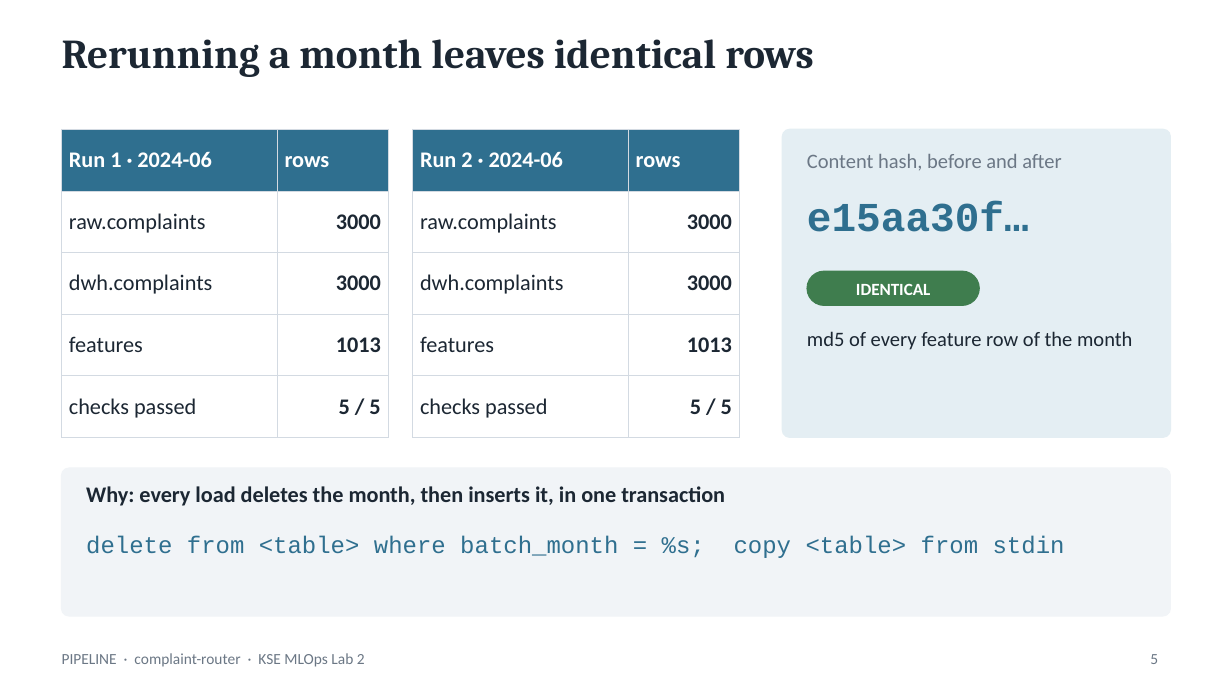
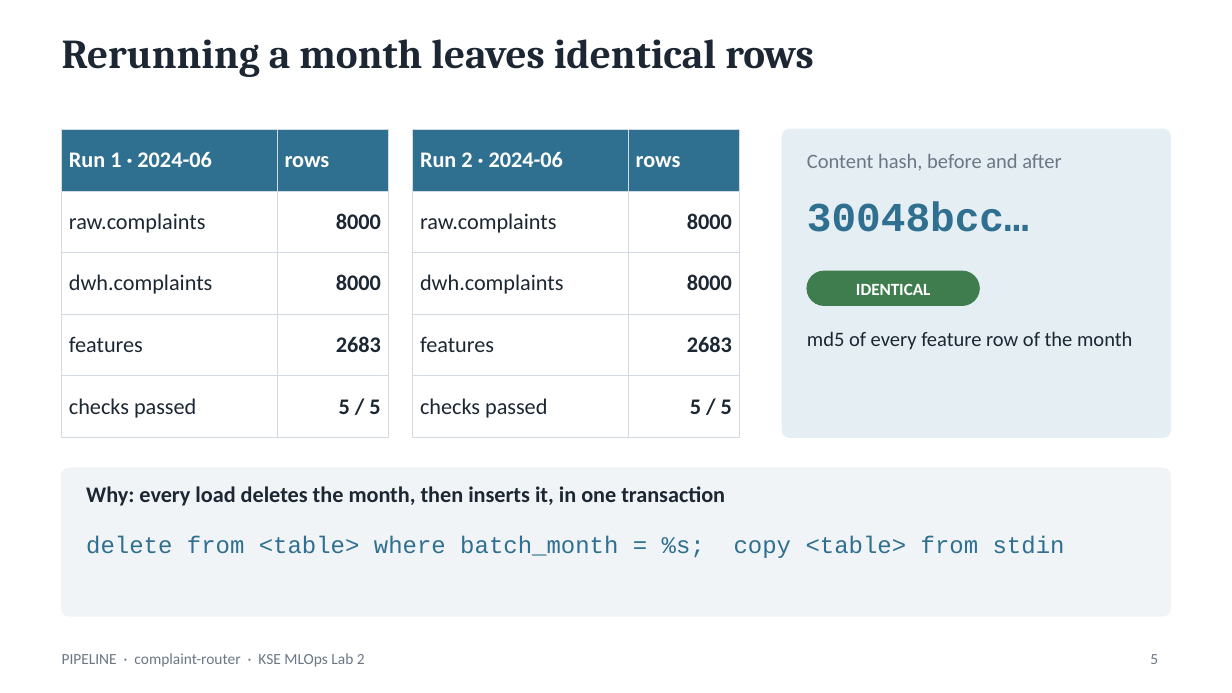
Before and after one commit to goodfrog33/kse-mlops-complaint-router, a slide deck: slide 5 of docs/presentation/complaint-router-lab2.pptx. Drawn at 1232x693 pixels with LibreOffice and Linux fonts; fonts in the diff are those of the drawing. Boxes give left, top, right and bottom in pixels: in the first picture for what was removed or moved away, otherwise in the second. Text is boxed around its words. In the diff, an @@ line names an element or a change of style, - is before the commit and + after.

```diff
--- a/docs/presentation/complaint-router-lab2.pptx
+++ b/docs/presentation/complaint-router-lab2.pptx
@@ table at <box>62,129,388,422</box> @@
-row 2, column 2: 3000
+row 2, column 2: 8000
-row 3, column 2: 3000
+row 3, column 2: 8000
-row 4, column 2: 1013
+row 4, column 2: 2683
@@ table at <box>413,129,739,422</box> @@
-row 2, column 2: 3000
+row 2, column 2: 8000
-row 3, column 2: 3000
+row 3, column 2: 8000
-row 4, column 2: 1013
+row 4, column 2: 2683
@@ text at <box>807,202,1029,232</box>: text changed @@
-e15aa30f…
+30048bcc…
```
Also in this commit, not shown: 9 other slides changed, 10 other files.
